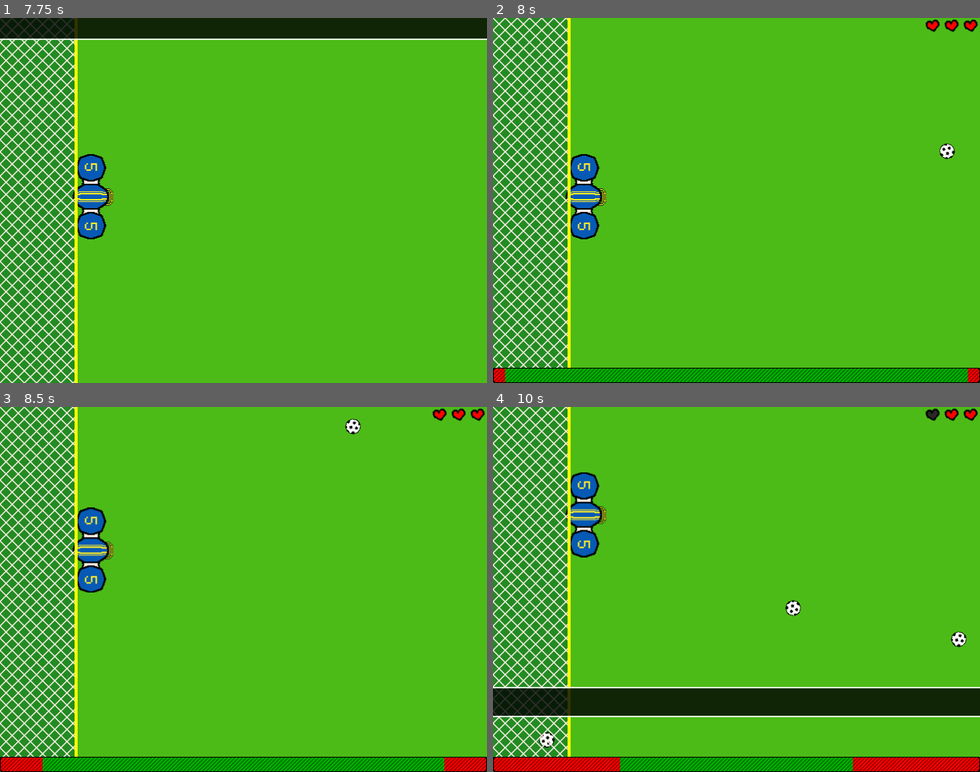
Above: before the commit, frames 1-4 (two rows, left to right).
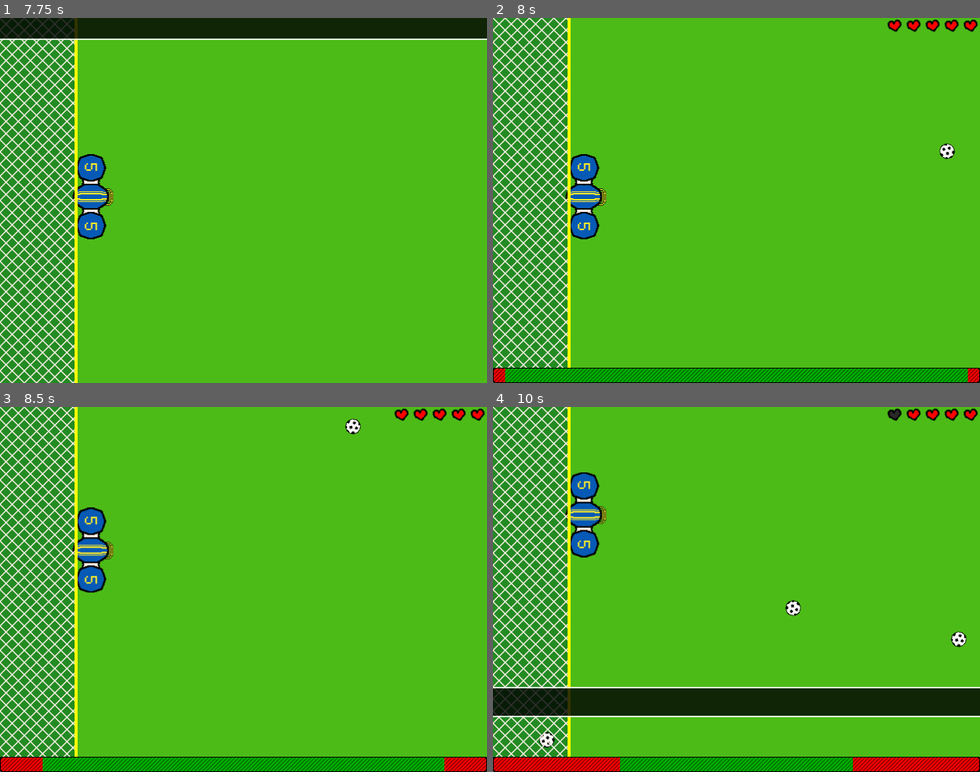
Above: after the commit, the same moments.

Repository: swashdev/minigame-madness
Game: Godot game, scene res://master/scenes/master.tscn
The game is run twice, just before and just after one commit, with the same random seed, the same clock (stepped at 60 frames per second) and the same inputs.
Inputs (mouse positions are in pixels of both pictures, inside the frame that each line leads up to):
- Up to frame 1 (7.75 s): click "New Game" at 0.5 s; tap Enter at 1.25, 2.75, 5 s; move the mouse to (350, 182) at 1.27 s; hold Space (action) 1.28-2.03 s; hold Right (move_right) 1.28-2.78 s; tap Up (move_up) at 1.52, 2.27, 3.77, 4.52, 5.27, 6.77, 7.52 s; move the mouse to (146, 218) at 2.02 s; tap A (secret_a) at 2.1, 4.35, 6.6 s; move the mouse to (292, 120) at 2.77 s; hold Left (move_left) 2.78-3.53 s; tap B (secret_b) at 2.85, 5.1, 7.35 s; move the mouse to (219, 273) at 3.52 s; hold Right (move_right) 3.53-5.03 s; tap Space (action) at 3.6, 4.25 s; move the mouse to (389, 255) at 4.27 s; move the mouse to (97, 145) at 5.02 s; hold Left (move_left) 5.03-5.78 s; move the mouse to (267, 200) at 5.77 s; hold Right (move_right) 5.78-6.53 s; hold Space (action) 5.78-6.53 s; move the mouse to (170, 109) at 6.52 s; hold Left (move_left) from 6.53 s (still down); move the mouse to (350, 182) at 7.27 s
- Up to frame 2 (8 s): keep holding Left (move_left)
- Up to frame 3 (8.5 s): move the mouse to (146, 607) at 8.02 s; release Left (move_left) at 8.03 s; hold Right (move_right) from 8.03 s (still down); tap Space (action) at 8.1 s; tap Up (move_up) at 8.27 s
- Up to frame 4 (10 s): keep holding Right (move_right); move the mouse to (785, 509) at 8.77 s; tap A (secret_a) at 8.85 s; move the mouse to (712, 662) at 9.52 s; tap B (secret_b) at 9.6 s; tap Up (move_up) at 9.77 s

Frame 1 is identical in both runs. In frame 2, 0.1% of the frame differs, in the area x 80-88%, y 0-4%; in frame 3, 0.1%; in frame 4, 0.2%, in the area x 80-92%, y 0-4%.

Commit message:
[MASTER] Increase life count to 5.

Diff:
--- a/master/scenes/in-game_HUD.tscn
+++ b/master/scenes/in-game_HUD.tscn
@@ -5,9 +5,9 @@
 [ext_resource path="res://master/textures/progress_bar/under.png" type="Texture" id=3]
 [ext_resource path="res://master/textures/progress_bar/over.png" type="Texture" id=4]
 [ext_resource path="res://master/textures/progress_bar/progress.png" type="Texture" id=5]
-[ext_resource path="res://master/textures/life_bar/short_progress.png" type="Texture" id=6]
-[ext_resource path="res://master/textures/life_bar/short_over.png" type="Texture" id=7]
-[ext_resource path="res://master/textures/life_bar/short_under.png" type="Texture" id=8]
+[ext_resource path="res://master/textures/life_bar/over.png" type="Texture" id=6]
+[ext_resource path="res://master/textures/life_bar/progress.png" type="Texture" id=7]
+[ext_resource path="res://master/textures/life_bar/under.png" type="Texture" id=8]
 [ext_resource path="res://shared/themes/minigame_madness.tres" type="Theme" id=9]
 [ext_resource path="res://master/themes/instruction_box.stylebox" type="StyleBox" id=10]
 
@@ -39,15 +39,15 @@
 [node name="LifeCounter" type="TextureProgress" parent="."]
 anchor_left = 1.0
 anchor_right = 1.0
-margin_left = -100.0
+margin_left = -150.0
 margin_bottom = 20.0
-max_value = 4.0
-value = 3.0
+max_value = 6.0
+value = 5.0
 rounded = true
 allow_greater = true
 texture_under = ExtResource( 8 )
-texture_over = ExtResource( 7 )
-texture_progress = ExtResource( 6 )
+texture_over = ExtResource( 6 )
+texture_progress = ExtResource( 7 )
 fill_mode = 1
 __meta__ = {
 "_edit_use_anchors_": false
--- a/master/scripts/main.gd
+++ b/master/scripts/main.gd
@@ -93,7 +93,7 @@
 	if _mode == Global.GameMode.SUDDEN_DEATH:
 		lives = 1
 	else:
-		lives = 3
+		lives = 5
 	played = 0
 	streak = 0
 
Not shown, changed: CHANGELOG.md
